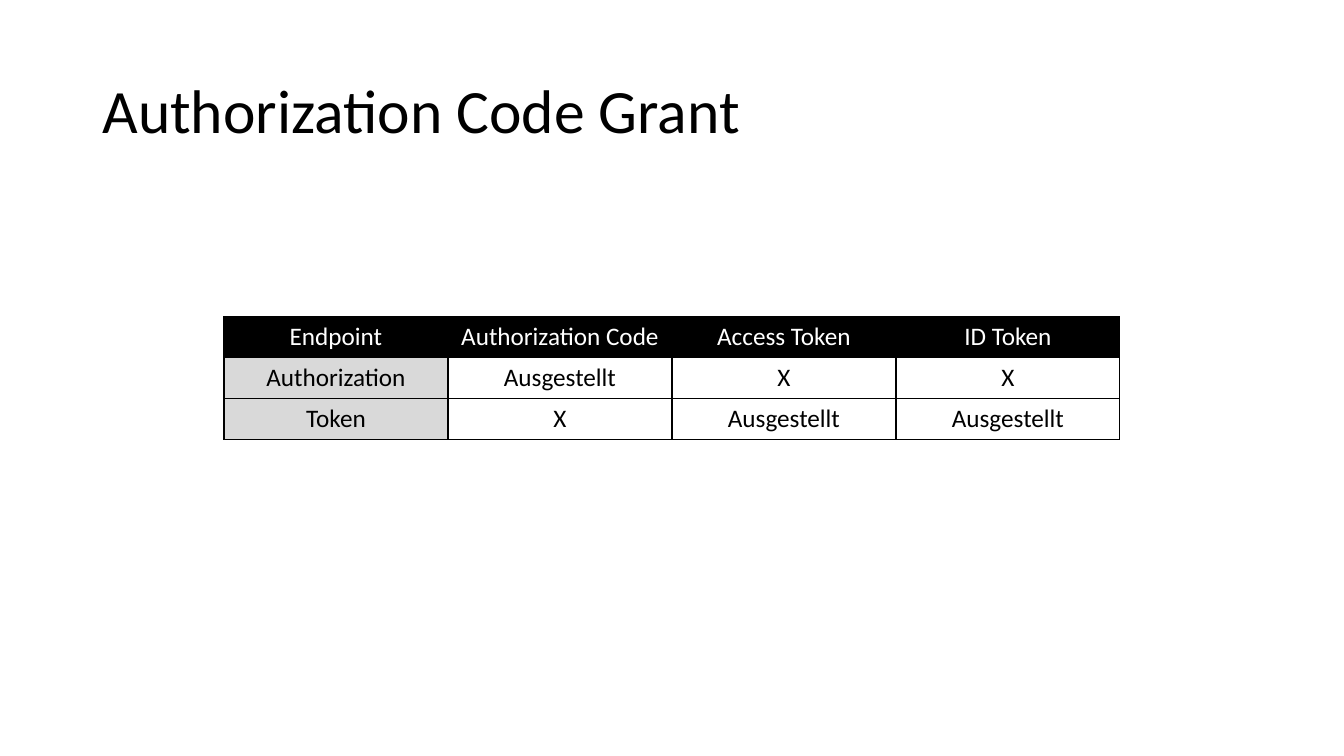
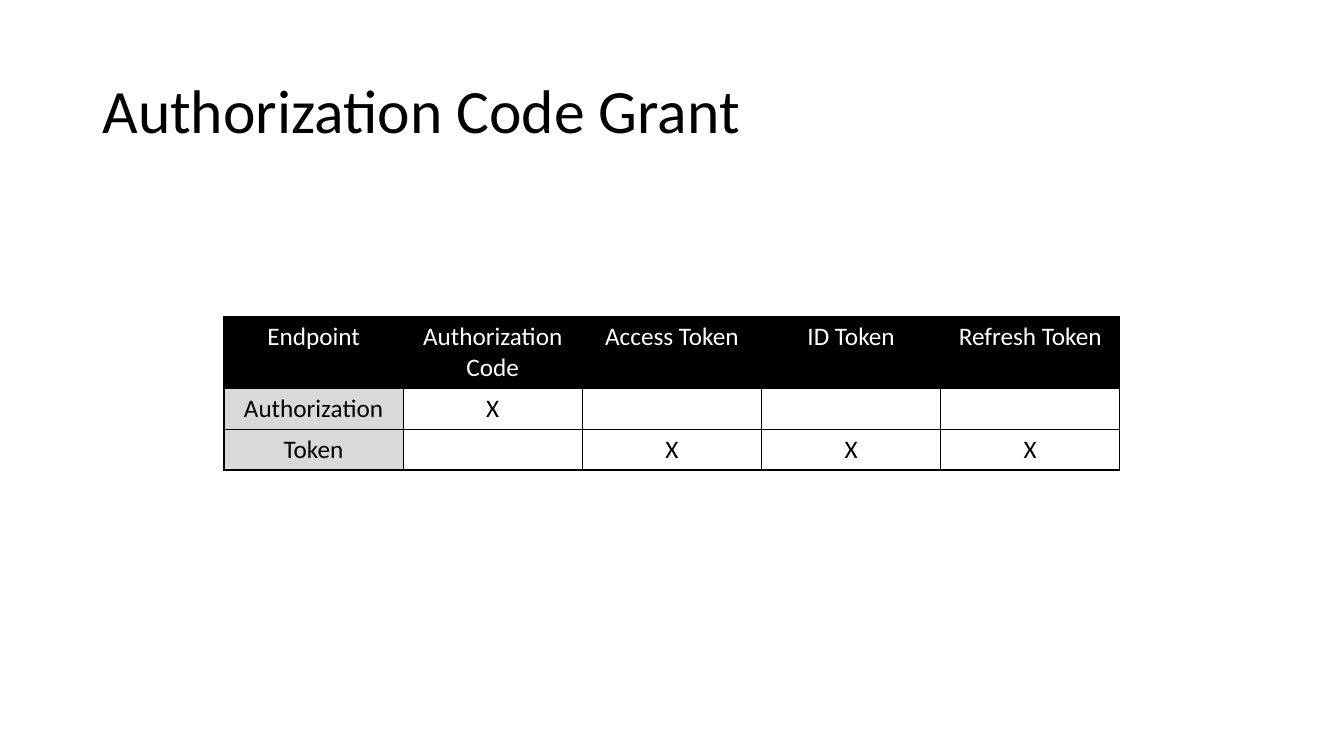
Before and after one commit to danielwagn3r/openid-workshop, a slide deck: slide 30 of OpenID & OAuth.pptx. Drawn at 1344x756 pixels with LibreOffice and Linux fonts; fonts in the diff are those of the drawing. Boxes give left, top, right and bottom in pixels: in the first picture for what was removed or moved away, otherwise in the second. Text is boxed around its words. In the diff, an @@ line names an element or a change of style, - is before the commit and + after.

```diff
--- a/OpenID & OAuth.pptx
+++ b/OpenID & OAuth.pptx
@@ table at [224,317,1121,469] @@
-column 2: Authorization Code | Ausgestellt | X
-column 3: Access Token | X | Ausgestellt
-column 4: ID Token | X | Ausgestellt
+column 2: Authorization Code | X | 
+column 3: Access Token |  | X
+column 4: ID Token |  | X
+column 5: Refresh Token |  | X
```
Also in this commit, not shown: 20 other slides changed, 1 slide added.
